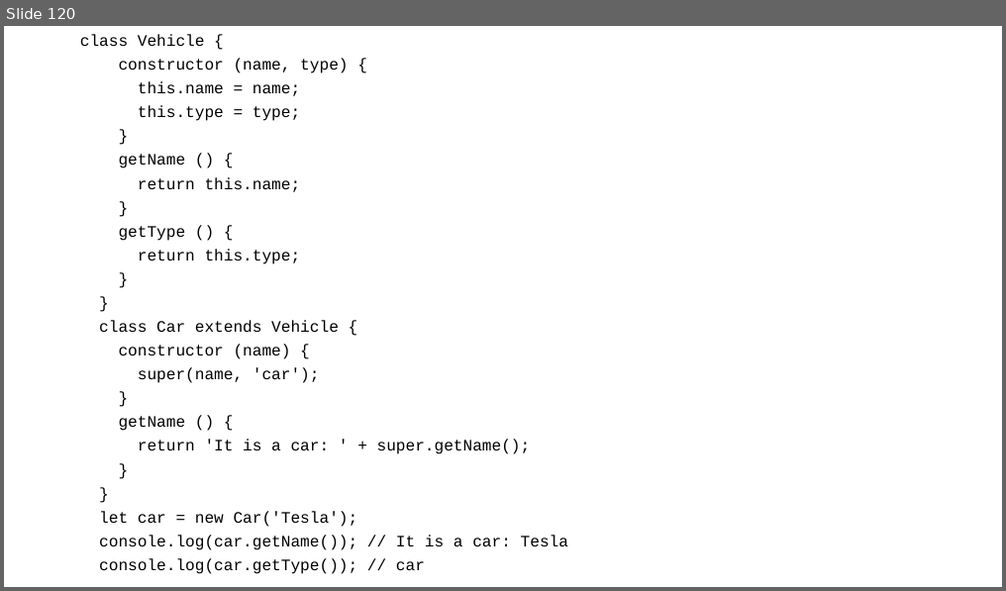
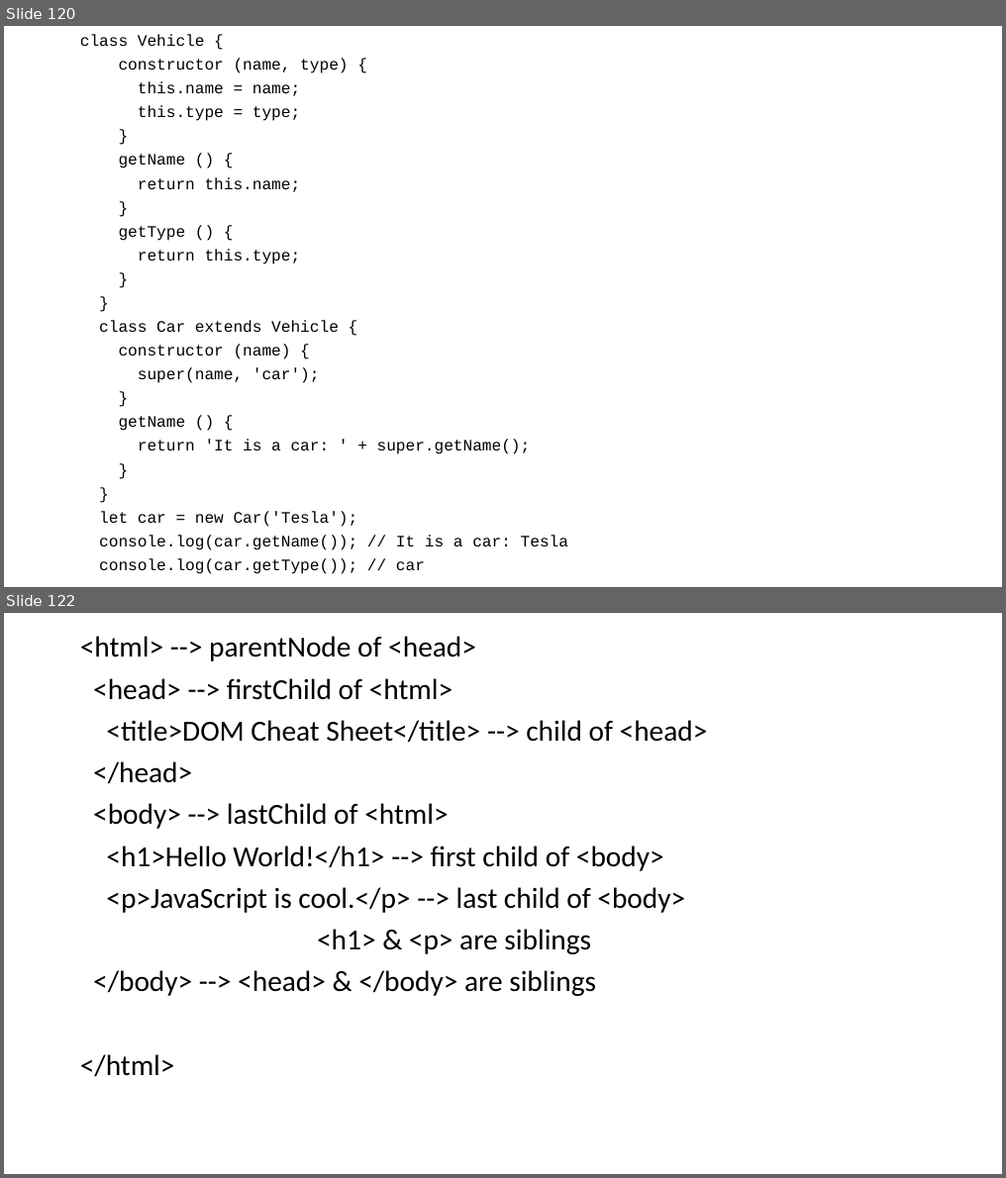
Before and after one commit to smishra1000/full_stack_react_node, a slide deck: frontend/notes.pptx. Shown one above the other, each under a label of ours: slide 120 before the commit, slides 120 and 122 after it; the slides between them are not shown. The pictures are 1006x591 and 1006x1178 pixels, drawn with LibreOffice and Linux fonts; fonts in the diff are those of the drawing. Boxes give left, top, right and bottom in pixels: in the first picture for what was removed or moved away, otherwise in the second. Text is boxed around its words. In the diff, an @@ line names an element or a change of style, - is before the commit and + after.

```diff
--- a/frontend/notes.pptx
+++ b/frontend/notes.pptx
@@ slide 122 added at box(4, 613, 1002, 1174), background #FFFFFF @@
@@ text added at box(80, 636, 708, 1077), 28 pt, text #000000 @@
+<html> --> parentNode of <head>
+<head> --> firstChild of <html>
+<title>DOM Cheat Sheet</title> --> child of <head>
+</head>
+<body> --> lastChild of <html>
+<h1>Hello World!</h1> --> first child of <body>
+<p>JavaScript is cool.</p> --> last child of <body>
+<h1> & <p> are siblings
+</body> --> <head> & </body> are siblings
+</html>
```
Also in this commit, not shown: 6 other slides added, 13 other files.
